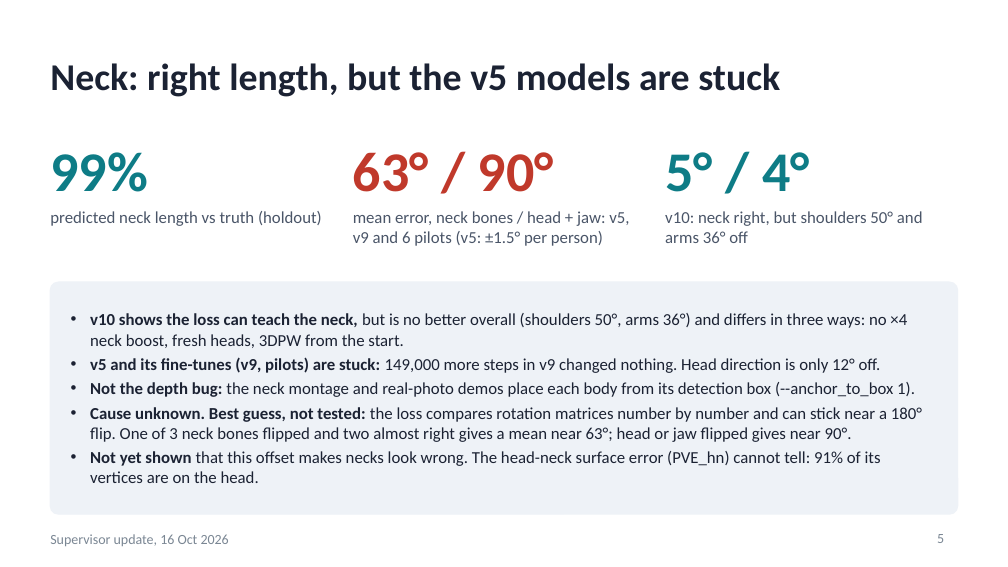
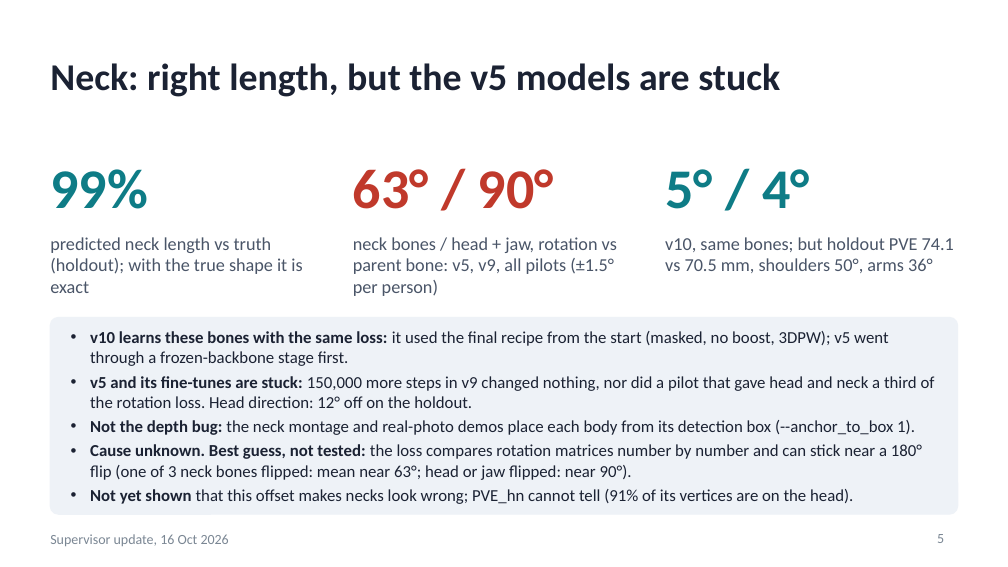
Before and after one commit to saadnajib/Multi-Person-Whole-Body-Human-Mesh-Recovery-in-a-Single-Shot-with-Annyone-dataset-and-3dpw-dataset, a slide deck: slide 5 of docs/supervisor_update_2026-10-16.pptx. Drawn at 1008x567 pixels with LibreOffice and Linux fonts; fonts in the diff are those of the drawing. Boxes give left, top, right and bottom in pixels: in the first picture for what was removed or moved away, otherwise in the second. Text is boxed around its words. In the diff, an @@ line names an element or a change of style, - is before the commit and + after.

```diff
--- a/docs/supervisor_update_2026-10-16.pptx
+++ b/docs/supervisor_update_2026-10-16.pptx
@@ text "99%": place and size @@
-text "99%" at (50,152,147,192)
+text "99%" at (50,169,147,209)
@@ text "63° / 90°": place and size @@
-text "63° / 90°" at (353,152,554,192)
+text "63° / 90°" at (353,169,554,209)
@@ text "5° / 4°": place and size @@
-text "5° / 4°" at (665,152,809,192)
+text "5° / 4°" at (665,169,809,209)
@@ text at (50,237,302,293): text changed; size 12 to 13 pt @@
-predicted neck length vs truth (holdout)
+predicted neck length vs truth (holdout); with the true shape it is exact
@@ text at (353,237,617,296): text changed; size 12 to 13 pt @@
-mean error, neck bones / head + jaw: v5, v9 and 6 pilots (v5: ±1.5° per person)
+neck bones / head + jaw, rotation vs parent bone: v5, v9, all pilots (±1.5° per person)
@@ text at (665,237,954,273): text changed; size 12 to 13 pt @@
-v10: neck right, but shoulders 50° and arms 36° off
+v10, same bones; but holdout PVE 74.1 vs 70.5 mm, shoulders 50°, arms 36°
@@ rounded rectangle: place and size @@
-rounded rectangle at (50,282,958,514)
+rounded rectangle at (50,318,958,514)
@@ rounded rectangle at (50,318,958,514): proportions changed @@
@@ text "v10 learns these bones with ...": place and size @@
-text "v10 learns these bones with ..." at (90,313,922,483)
+text "v10 learns these bones with ..." at (90,331,935,504)
@@ text at (90,331,935,408): text changed @@
-• v10 shows the loss can teach the neck, but is no better overall (shoulders 50°, arms 36°) and differs in three ways: no ×4 neck boost, fresh heads, 3DPW from the start.
-• v5 and its fine-tunes (v9, pilots) are stuck: 149,000 more steps in v9 changed nothing. Head direction is only 12° off.
+• v10 learns these bones with the same loss: it used the final recipe from the start (masked, no boost, 3DPW); v5 went through a frozen-backbone stage first.
+• v5 and its fine-tunes are stuck: 150,000 more steps in v9 changed nothing, nor did a pilot that gave head and neck a third of the rotation loss. Head direction: 12° off on the holdout.
@@ text at (90,444,922,504): text changed @@
-• Cause unknown. Best guess, not tested: the loss compares rotation matrices number by number and can stick near a 180° flip. One of 3 neck bones flipped and two almost right gives a mean near 63°; head or jaw flipped gives near 90°.
-• Not yet shown that this offset makes necks look wrong. The head-neck surface error (PVE_hn) cannot tell: 91% of its vertices are on the head.
+• Cause unknown. Best guess, not tested: the loss compares rotation matrices number by number and can stick near a 180° flip (one of 3 neck bones flipped: mean near 63°; head or jaw flipped: near 90°).
+• Not yet shown that this offset makes necks look wrong; PVE_hn cannot tell (91% of its vertices are on the head).
```
Also in this commit, not shown: 12 other slides changed, 1 other file.
